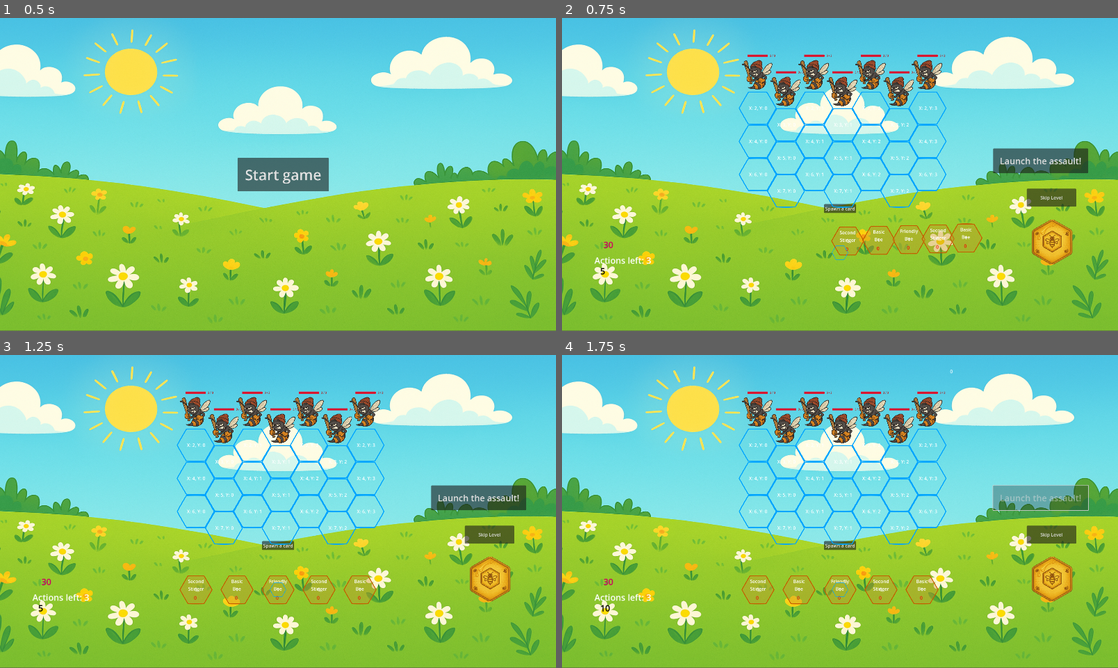
Above: before the commit, frames 1-4 (two rows, left to right).
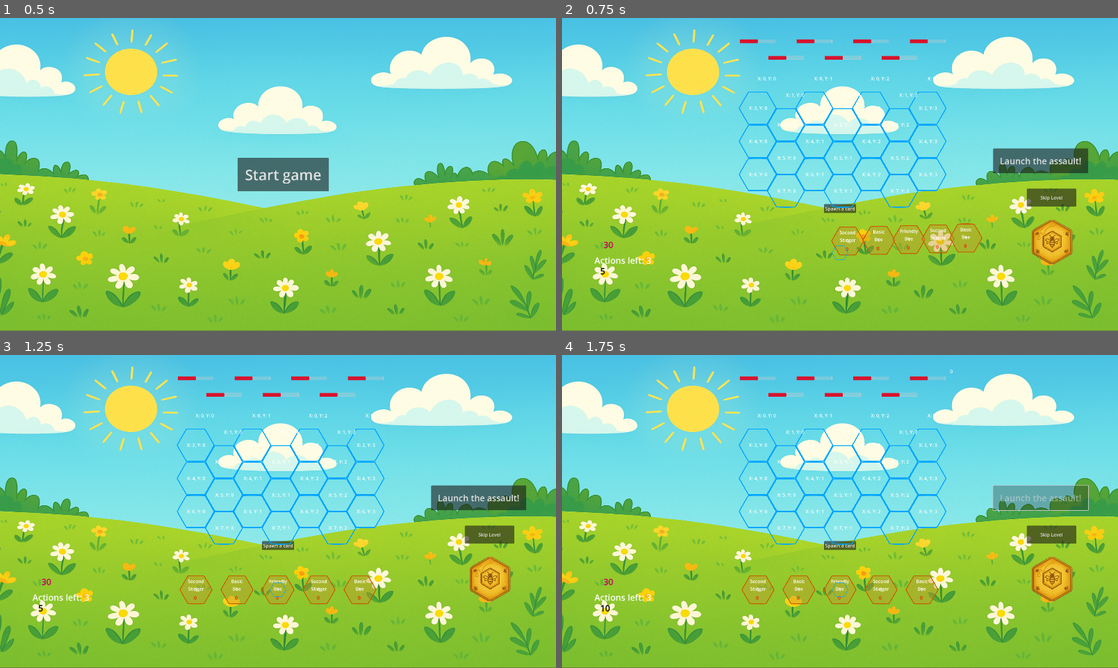
Above: after the commit, the same moments.

Repository: tysia2512/buzzco
Game: Godot game, scene res://scenes/main.tscn
Two runs of this game, one before a commit and one after it. Both use one fixed random seed, a clock stepped at 60 frames per second and the inputs below.
Inputs:
- Up to frame 1 (0.5 s): no input
- Up to frame 2 (0.75 s): click "Start game" at 0.5 s
- Up to frame 3 (1.25 s): no input
- Up to frame 4 (1.75 s): click "Launch the assault!" at 1.25 s

Frame 1 is identical in both runs. In frame 2, 3.1% of the frame differs, in the area x 32-69%, y 6-29%; in frame 3, 3.1%; in frame 4, 3.1%.
Error after the commit: Invalid call. Nonexistent function 'set_texture' in base 'Node2D'. (res://scripts/generic_enemy.gd:47)

Commit message:
used gridsprite2d for enemies

Diff:
--- a/scenes/generic_enemy.tscn
+++ b/scenes/generic_enemy.tscn
@@ -1,8 +1,10 @@
-[gd_scene load_steps=6 format=3 uid="uid://dhq8ybaxgx175"]
+[gd_scene load_steps=8 format=3 uid="uid://dhq8ybaxgx175"]
 
 [ext_resource type="Script" uid="uid://ciox2q0tgbe5m" path="res://scripts/generic_enemy.gd" id="1_8fubi"]
 [ext_resource type="Script" uid="uid://c2gdu55e32jrq" path="res://scenes/health_display.gd" id="2_fcrdg"]
 [ext_resource type="Script" uid="uid://b5ao8onoqx8is" path="res://scenes/enemy_area.gd" id="2_v2kyb"]
+[ext_resource type="Script" uid="uid://dtlcchgt3xjsb" path="res://scripts/sprite_with_collision.gd" id="3_h66n4"]
+[ext_resource type="Script" uid="uid://dr65pifk4fdu7" path="res://scripts/grid_sprite_2d.gd" id="4_0mm51"]
 
 [sub_resource type="StyleBoxFlat" id="StyleBoxFlat_8fubi"]
 bg_color = Color(0.8, 0.8, 0.8, 0.333333)
@@ -46,6 +48,7 @@
 
 [node name="SpriteWithCollision" type="Node2D" parent="."]
 scale = Vector2(1e-05, 1e-05)
+script = ExtResource("3_h66n4")
 
 [node name="EnemyArea" type="Area2D" parent="SpriteWithCollision"]
 collision_layer = 4
@@ -53,7 +56,9 @@
 
 [node name="CollisionPolygon2D" type="CollisionPolygon2D" parent="SpriteWithCollision/EnemyArea"]
 
-[node name="Sprite2D" type="Sprite2D" parent="SpriteWithCollision"]
+[node name="GridSprite2D" type="Sprite2D" parent="SpriteWithCollision"]
+script = ExtResource("4_0mm51")
+metadata/_custom_type_script = "uid://dr65pifk4fdu7"
 
 [connection signal="mouse_entered" from="SpriteWithCollision/EnemyArea" to="." method="_on_enemy_area_mouse_entered"]
 [connection signal="mouse_exited" from="SpriteWithCollision/EnemyArea" to="." method="_on_enemy_area_mouse_exited"]
--- a/scripts/enemy.gd
+++ b/scripts/enemy.gd
@@ -7,7 +7,3 @@
 
 func highlight() -> void:
 	await enemy.highlight()
-
-func get_scale_to_fit(w: float, h: float) -> float:
-	var size = enemy.get_area_size()
-	return min(w / size.x, h / size.y)
--- a/scripts/generic_enemy.gd
+++ b/scripts/generic_enemy.gd
@@ -3,19 +3,23 @@
 
 signal deal_damage_to_player
 signal enemy_died
+signal boulder_spawned
+
+var tile: Tile
 
 var animated_label_scene: PackedScene = preload("res://scenes/animated_label.tscn")
 
 @export var attack_points: int = 5
 @export var max_health: int = 10
 @export var attack_chance = 0.5
+@export var boulder_drop_chance = 0.9
 @export var texture: Texture2D
 @export var polygon: PackedVector2Array
 
 @onready var health_display: HealthDisplay = $HealthDisplay
 
 @onready var sprite_with_collision: Node2D = $SpriteWithCollision
-@onready var sprite: Sprite2D = $SpriteWithCollision/Sprite2D
+@onready var sprite: Sprite2D = $SpriteWithCollision/GridSprite2D
 @onready var area: Area2D = $SpriteWithCollision/EnemyArea
 @onready var collision_polygon: CollisionPolygon2D = $SpriteWithCollision/EnemyArea/CollisionPolygon2D
 @onready var _texture_area: Polygon2D = $TextureArea
@@ -39,32 +43,8 @@
 	else:
 		sprite.modulate = m
 
-func get_area_size() -> Vector2:
-	var max_x = _texture_area.polygon[0].x
-	var min_x = _texture_area.polygon[0].x
-	var max_y = _texture_area.polygon[0].y
-	var min_y = _texture_area.polygon[0].y
-	for vertex in _texture_area.polygon:
-		max_x = max(max_x, vertex.x)
-		min_x = min(min_x, vertex.x)
-		max_y = max(max_y, vertex.y)
-		min_y = min(min_y, vertex.y)
-
-	var w = max_x - min_x
-	var h = max_y - min_y
-
-	return Vector2(w, h)
-
-func _get_texture_scale() -> Vector2:
-	var area_size = get_area_size()
-	var scale_x = area_size.x / texture.get_width()
-	var scale_y = area_size.y / texture.get_height()
-	var s = min(scale_x, scale_y)
-	return Vector2(s, s)
-
 func _ready():
-	sprite_with_collision.scale = _get_texture_scale()
-	sprite.texture = texture
+	sprite_with_collision.set_texture(texture)
 	collision_polygon.polygon = polygon
 	area.collision_layer = 2 ** (GameState.EMEMY_COLLISION_LAYER - 1)
 	_health = max_health
@@ -72,11 +52,12 @@
 	health_display.set_current_health(_health)
 	_base_scale = scale
 
-func should_attack() -> bool:
+func _should_attack() -> bool:
 	var attacks_this_turn = rng.rand_weighted([attack_chance, 1.0 - attack_chance])
-	if attacks_this_turn == 0:
-		return true
-	return false
+	return attacks_this_turn == 0
+
+func should_drop_boulder() -> bool:
+	return rng.rand_weighted([boulder_drop_chance, 1.0 - boulder_drop_chance]) == 0
 
 func attack():
 	# TODO: this might collide, maybe better use process for this
@@ -86,13 +67,32 @@
 	scale = _base_scale * scale_mult
 
 	# TODO: keep the state of hover here
-	if should_attack():
+	if _should_attack():
 		deal_damage_to_player.emit(attack_points)
 		await _animate_damage("Attack: " + str(attack_points))
 	else:
 		await _animate_damage("Pass")
 
 	scale = _base_scale
+
+func _should_spawn_boulder() -> bool:
+	var drops_this_turn = rng.rand_weighted([boulder_drop_chance, 1.0 - boulder_drop_chance])
+	return drops_this_turn == 0
+
+func spawn_boulder():
+	var scale_mult = SCALE_ON_ATTACK_MULTIPIER
+	if _is_hovered:
+		scale_mult = max(SCALE_ON_ATTACK_MULTIPIER, SCALE_ON_HOVER_MULTIPLIER)
+	scale = _base_scale * scale_mult
+
+	if _should_spawn_boulder():
+		_spawn_boulder()
+
+	scale = _base_scale
+
+func _spawn_boulder():
+	if tile and tile.get_bottom_neighbor():
+		boulder_spawned.emit(tile.get_bottom_neighbor())
 
 func _animate_damage(msg: String):
 	var label: AnimatedLabel = animated_label_scene.instantiate() as AnimatedLabel
--- a/scripts/goon_hornet_enemy.gd
+++ b/scripts/goon_hornet_enemy.gd
@@ -2,4 +2,3 @@
 
 func _ready():
 	enemy = $GenericEnemy
-	print("Has enemy with size: ", enemy.get_area_size())
--- a/scripts/grid.gd
+++ b/scripts/grid.gd
@@ -101,8 +101,6 @@
 			add_child(tile)
 			tile.set_enemy(enemy)
 			tile.position = get_coord(row, i)
-			var best_scale = enemy.get_scale_to_fit(tile_width, tile_height)
-			tile.scale = Vector2(best_scale, best_scale)
 			tile.set_grid_position(row, i)
 			tile.visible = true
 
--- a/scripts/grid_sprite_2d.gd
+++ b/scripts/grid_sprite_2d.gd
@@ -3,8 +3,19 @@
 @onready var grid_tile_scene = preload("res://scenes/grid_tile.tscn")
 
 func _ready():
+	_set_scale()
+
+func init_texture(t: Texture2D):
+	texture = t
+	print("set texture: ", texture)
+	_set_scale()
+	print("scale is: ", scale)
+
+func _set_scale():
+	if texture == null:
+		return
+
 	var text_size = texture.get_size()
-
 	var tile = grid_tile_scene.instantiate()
 	add_child(tile)
 	var tile_height = tile.get_texture_size().y
